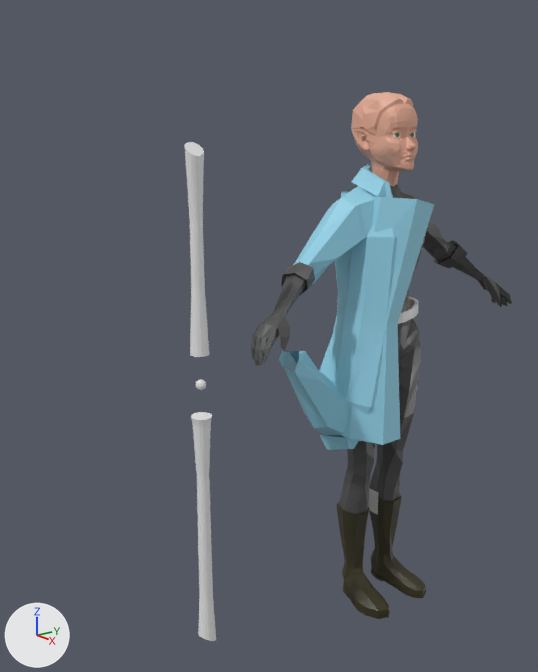
Renders of the Blender file characters/trinth_lowPoly.blend from each side of a commit.
One viewpoint serves both versions: a 50 mm camera at (6.06, -6.35, 4.68) aimed at (-0.64, -1.15, 2.25). The lights are fixed; the arrows at lower left show +X, +Y and +Z.

Names of what the first picture shows: 'Cylinder', 'Cylinder.001', 'body', 'coat'.
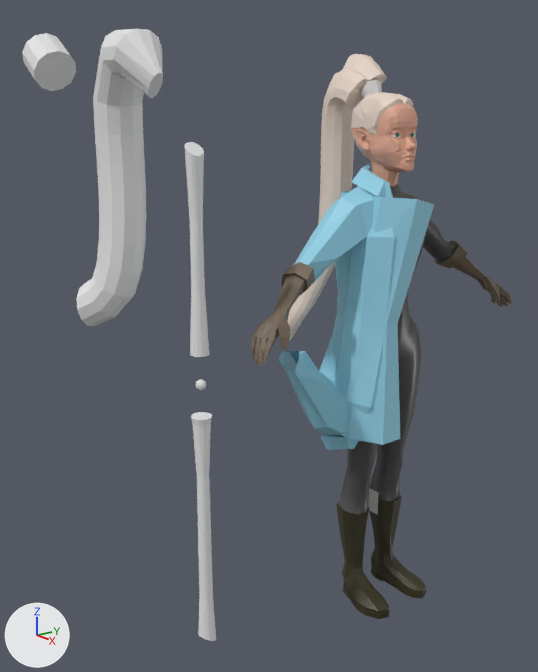
Commit message: Hair looks weird

ob_beziercurve_001 is not drawn itself; it is used by a modifier of ob_hair_detailed.

What differs and where, as boxes (x1, y1, x2, y2) in the pictures (538 x 672 px; the box of a moved part takes in the faces that stretch with it):
'hair', added
    after: (76, 29, 163, 326)
'hair detailed', added
    after: (288, 54, 387, 341)
'Cylinder.002', added
    after: (22, 33, 76, 91)
'Cylinder', hidden
    before: (398, 297, 418, 324)
'hair tie', added
    after: (360, 80, 382, 98)
part 1 of me_cube, moved or reshaped
    both: (351, 92, 426, 418)
part 2 of me_cube, moved or reshaped
    both: (347, 413, 414, 477)
part 3 of me_cube, shading changed
    both: (343, 220, 457, 515)
part 4 of me_cube, recoloured (grey to brown)
    both: (251, 241, 512, 366)
part 5 of me_cube, recoloured (beige to white)
    both: (353, 94, 413, 156)

The change, as a diff of the scene's bpy script:
```diff
--- a/characters/trinth_lowPoly.blend.py
+++ b/characters/trinth_lowPoly.blend.py
@@ mat_gloves @@
+mat_gloves = principled_material('gloves')
+mat_gloves.base_color = (0.161, 0.121, 0.081)  # brown #706250
@@ me_cube @@
 # used by ob_body; location = (0.0, -0.22, 2.74); scale = (0.361, 0.352, 1.0)
 # verts and faces of me_cube; kept vertices keep their numbers, new ones are numbered from 966
-me_cube.from_pydata(...)  # 966 vertices, 1006 faces, 2 loose edges; spans x -1.21..1.94, y -5.22..0.66, z -3.96..2.26
+me_cube.from_pydata(...)  # 956 vertices, 999 faces, 2 loose edges; spans x -1.16..1.94, y -5.22..0.66, z -3.96..2.26
+# me_cube part 1
+# 16 vertices are removed from x -0.43..1.11, y -0.12..0.64, z 1.58..2.26
+# 40 faces are deleted
+# 33 vertices in x -0.63..1.12, y -0.57..0.64, z -0.02..1.77 move by (-0.01, 0.0, 0.0)
+# 22 vertices in x 0.48..1.13, y 0.4..0.63, z 1.33..1.56 move by (0.0, 0.0, -0.01)
+# 19 vertices in x -0.56..1.04, y -0.77..0.64, z -0.76..2.22 move by (-0.02, 0.0, 0.0)
+# 6 vertices in x 0.94..1.11, y 0.29..0.55, z 1.51..1.57 move by (-0.01, 0.0, -0.01)
+# 4 vertices in x 0.4..0.99, y -0.24..0.59, z -0.66..2.24 move by (-0.03, 0.0, 0.0)
+# 3 vertices in x -0.52..0.98, y -0.18..0.25, z -0.02..1.07 move by (-0.08, 0.0, 0.0)
+# 47 vertices move from x -1.21..1.17, y -1.22..0.65, z -1.14..2.25 to x -1.16..1.25, y -1.22..0.65, z -1.14..2.25
+# 6 vertices are added at (1.1, 0.46, 1.59), (1.09, 0.51, 1.58), (1.09, 0.46, 1.57), (1.08, 0.46, 1.58), (-0.15, 0.63, 2.26), (-0.14, 0.06, 2.18)
+# 19 new faces join them, mat_default (beige #e7ad96)
+# 2 new faces join them, mat_clothes (dark grey #4b4b4b), smooth
+# 12 new faces join them, mat_hair (white #e7d5c7)
+# me_cube part 2
+verts[173] = (0.64, 0.1, -2.04)  # moved, pixel (375, 459)
+verts[211] = (0.44, 0.26, -1.88)  # moved
+verts[212] = (0.69, -0.38, -1.89)  # moved, pixel (366, 452)
+verts[213] = (0.28, -0.64, -1.85)  # moved
+verts[448] = (0.72, 0.05, -1.89)  # moved, pixel (376, 450)
+# me_cube part 3: 250 kept faces spanning x -1.16..1.25, y -4.45..0.65, z -2.76..1.31 are now shaded smooth
+# me_cube part 4: 172 faces spanning x -0.51..1.27, y -5.22..-2.44, z -0.43..0.51 switch from mat_clothes (dark grey #4b4b4b) to mat_gloves (brown #706250)
+# me_cube part 5: 54 faces spanning x -1.12..0.75, y -0.15..0.64, z 1.55..2.24 switch from mat_default (beige #e7ad96) to mat_hair (white #e7d5c7)
 me_cube.materials.append(mat_boots)
@@ cu_beziercurve_001 @@
+cu_beziercurve_001 = bpy.data.curves.new('BezierCurve.001', 'CURVE')
+cu_beziercurve_001.dimensions = '3D'
+_sp = cu_beziercurve_001.splines.new('BEZIER'); _sp.bezier_points.add(1)
+_sp.bezier_points.foreach_set('co', [-0.836, -0.281, -2.144, 0.0357, -0.0165, 0.0486])
+_sp.bezier_points.foreach_set('handle_left', [-1.421, -0.658, -2.271, -1.042, -0.0165, 0.974])
+_sp.bezier_points.foreach_set('handle_right', [-0.0616, 0.219, -1.975, 0.163, -0.0165, -0.0603])
+for _p, _l, _r in zip(_sp.bezier_points, ['ALIGNED', 'ALIGNED'], ['ALIGNED', 'ALIGNED']): _p.handle_left_type = _l; _p.handle_right_type = _r
+_sp.order_u = 0
+_sp.order_v = 0
+cu_beziercurve_001.use_path = True
+cu_beziercurve_001.fill_mode = 'FULL'
@@ ob_cylinder @@
 ob_cylinder.scale = (0.341, 0.486, 0.0591)
+ob_cylinder.hide_set(True)
@@ ob_hair_detailed @@
+ob_hair_detailed = bpy.data.objects.new('hair detailed', me_plane_002)  # 40 vertices, 37 faces; spans x -0.069..0.069, y -0.152..0.18, z -0.168..0.195; in mat_hair (white #e7d5c7); modifiers ARRAY, CURVE, SIMPLE_DEFORM, SIMPLE_DEFORM
+ob_hair_detailed.location = (-0.35, 0.0, 4.94)
+ob_hair_detailed.scale = (1.0, 1.6, 1.0)
@@ ob_hair_tie @@
+ob_hair_tie = bpy.data.objects.new('hair tie', me_cube_002)  # 25 vertices, 20 faces; spans x -1.76..0.84, y -0.77..0.78, z -1.47..0.44
+ob_hair_tie.location = (-0.2, 0.02, 5.08)
+ob_hair_tie.scale = (0.0831, 0.149, 0.12)
@@ ob_beziercurve_001 @@
+ob_beziercurve_001 = bpy.data.objects.new('BezierCurve.001', cu_beziercurve_001)
+ob_beziercurve_001.location = (-0.332, -0.00558, 4.963)
@@ ob_hair @@
+ob_hair = bpy.data.objects.new('hair', me_cylinder_005)  # 156 vertices, 157 faces; spans x -0.33..1.14, y -0.32..0.43, z -2.56..0.42
+ob_hair.location = (-1.2, -2.92, 5.09)
@@ ob_cylinder_002 @@
+ob_cylinder_002 = bpy.data.objects.new('Cylinder.002', me_cylinder_003)  # 24 vertices, 14 faces; spans x -0.221..0.221, y -0.186..0.186, z -0.233..0.233
+ob_cylinder_002.location = (-0.44, -3.68, 5.17)
```
